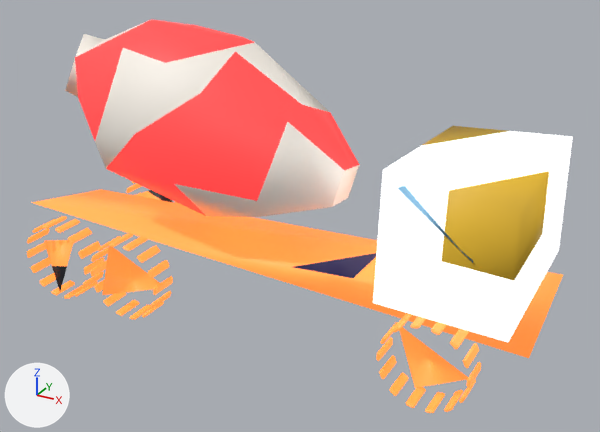
The glTF model public/models/lod2/cement_truck.glb: old version first, new version second.
Both versions are drawn from a 50 mm camera at (5.29, -8.84, 5.88) aimed at (0.45, -0.03, 1.47). The lights are fixed; the arrows at lower left show +X, +Y and +Z. The picture after the commit comes second. Where no turn or scale is listed for an object, it has been applied to the vertices. Vertices at exactly the same position are counted once.

The first picture shows 'cement_truck.006', 'drum.006'.
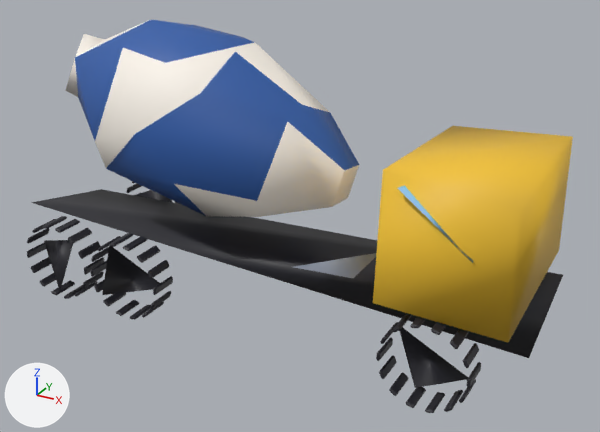
Changed parts and their boxes [x1, y1, x2, y2] in the pictures (600 x 432 px):
```json
{"part": 1, "of": "me_drum_006", "change": "surface changed", "before": [65, 20, 359, 217], "after": [65, 20, 359, 217], "on screen": "red to blue"}
{"part": 2, "of": "me_cement_truck_006", "change": "surface changed", "before": [27, 129, 573, 413], "after": [27, 129, 573, 413], "on screen": "darker"}
```

Scene script edits in JSON lines:
```json
{"block": "me_drum_006", "where": "me_drum_006.from_pydata(...)  # 39 vertices, 74 faces; spans x -2.19..2.18, y -1.27..1.27, z -1.3..1.34"}
{"block": "me_drum_006", "where": "# used by ob_drum_006; location = (-1.02, -0.03, 2.56)"}
{"block": "me_drum_006", "change": "me_drum_006 part 1: texture (UV) coordinates of 74 of 74 faces, centred in x -2.13..2.13, y -1.09..1.13, z -1.25..1.17, changed; they spanned u 0.19..0.19, v 0.5..0.9 and now span u 0.19..0.19, v 0.58..0.92"}
{"block": "me_cement_truck_006", "where": "# used by ob_cement_truck_006; location = (0.0, -0.04, 1.37)"}
{"op": "remove", "block": "me_cement_truck_006", "code": "me_cement_truck_006.from_pydata(...)  # 2051 vertices, 3725 faces; spans x -3.74..3.74, y -1.33..1.33, z -1.38..1.38"}
{"op": "add", "block": "me_cement_truck_006", "code": "me_cement_truck_006.from_pydata(...)  # 2054 vertices, 3726 faces; spans x -3.74..3.74, y -1.33..1.33, z -1.38..1.38"}
{"block": "me_cement_truck_006", "change": "me_cement_truck_006 part 2: 3725 kept faces spanning x -3.74..3.74, y -1.33..1.33, z -1.38..1.38 get new texture (UV) coordinates"}
{"block": "me_cement_truck_006", "change": "edits to the shape of me_cement_truck_006 do not show in these pictures"}
```
